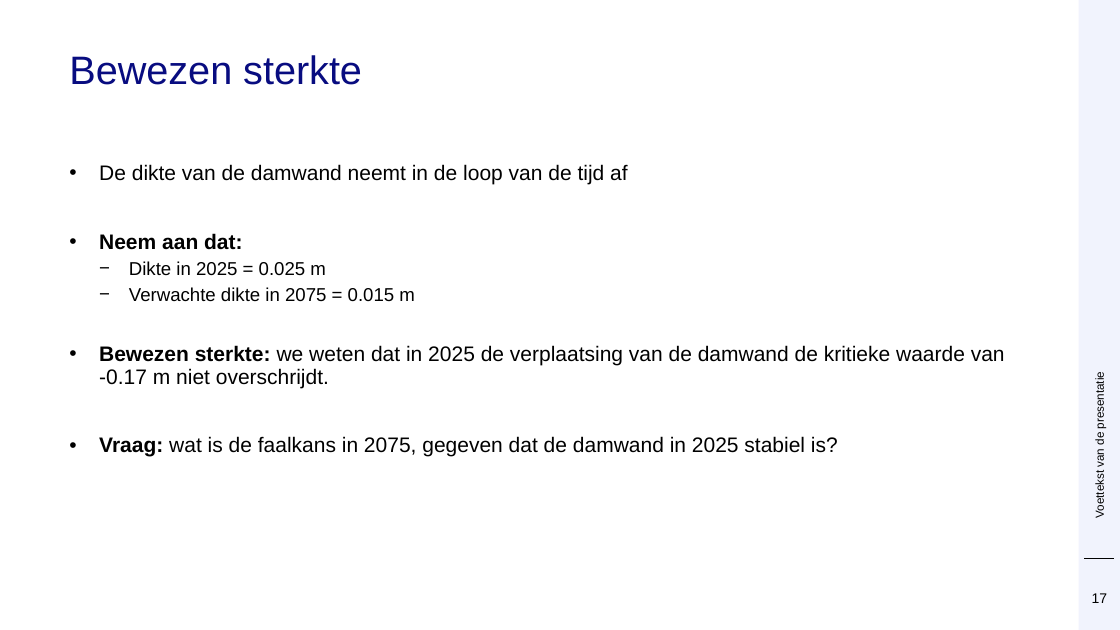
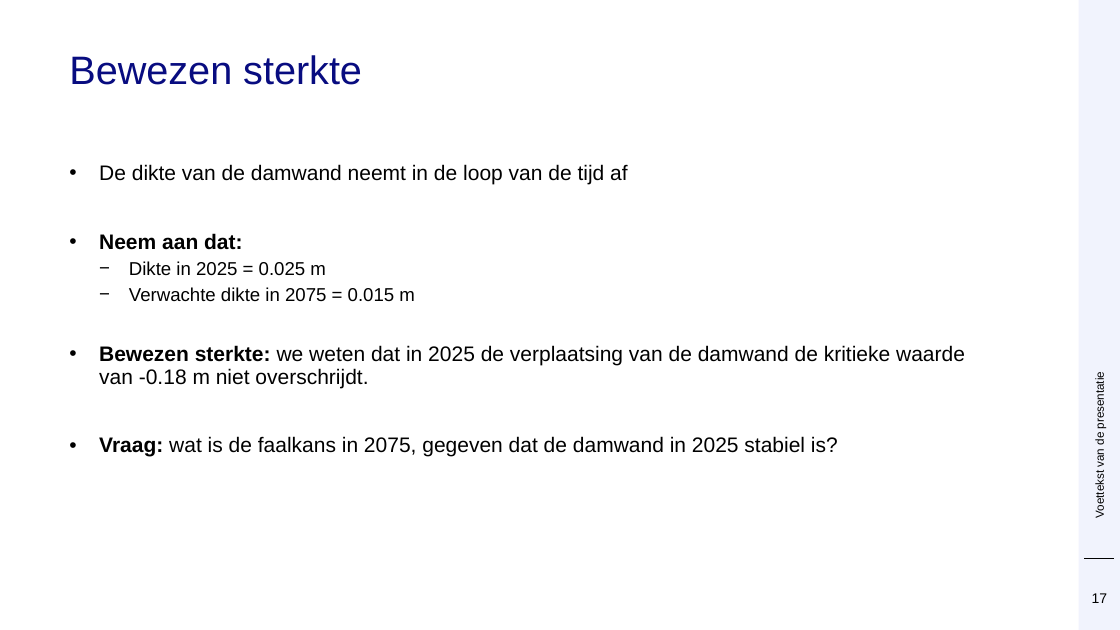
Before and after one commit to Deltares/ProbabilisticLibrary, a slide deck: slide 17 of sources/Deltares.Probabilistic.PWrapper.Examples/kratos/Prob Kratos DSD.pptx. Drawn at 1120x630 pixels with LibreOffice and Linux fonts; fonts in the diff are those of the drawing; background and template pictures are left out. Boxes give left, top, right and bottom in pixels: in the first picture for what was removed or moved away, otherwise in the second. Text is boxed around its words. In the diff, an @@ line names an element or a change of style, - is before the commit and + after.

```diff
--- a/sources/Deltares.Probabilistic.PWrapper.Examples/kratos/Prob Kratos DSD.pptx
+++ b/sources/Deltares.Probabilistic.PWrapper.Examples/kratos/Prob Kratos DSD.pptx
@@ text at [99,345,965,388]: text changed @@
-• Bewezen sterkte: we weten dat in 2025 de verplaatsing van de damwand de kritieke waarde van -0.17 m niet overschrijdt.
+• Bewezen sterkte: we weten dat in 2025 de verplaatsing van de damwand de kritieke waarde van -0.18 m niet overschrijdt.
```
Also in this commit, not shown: 1 other slide changed, 1 other file.
